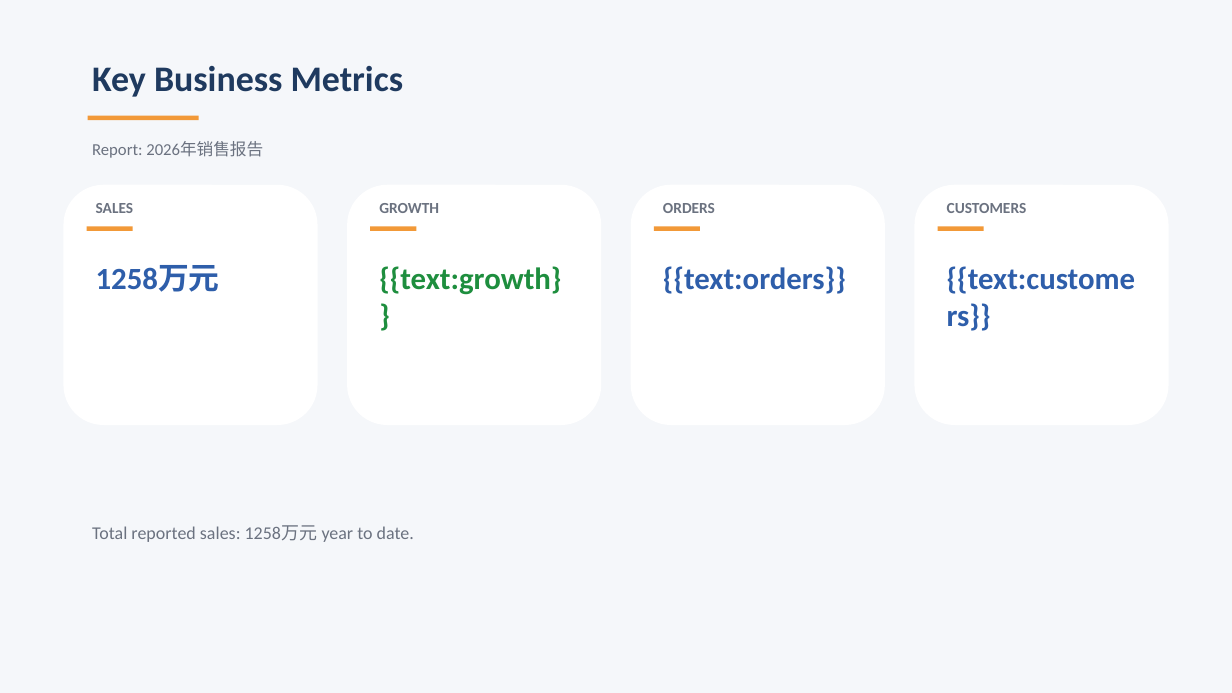
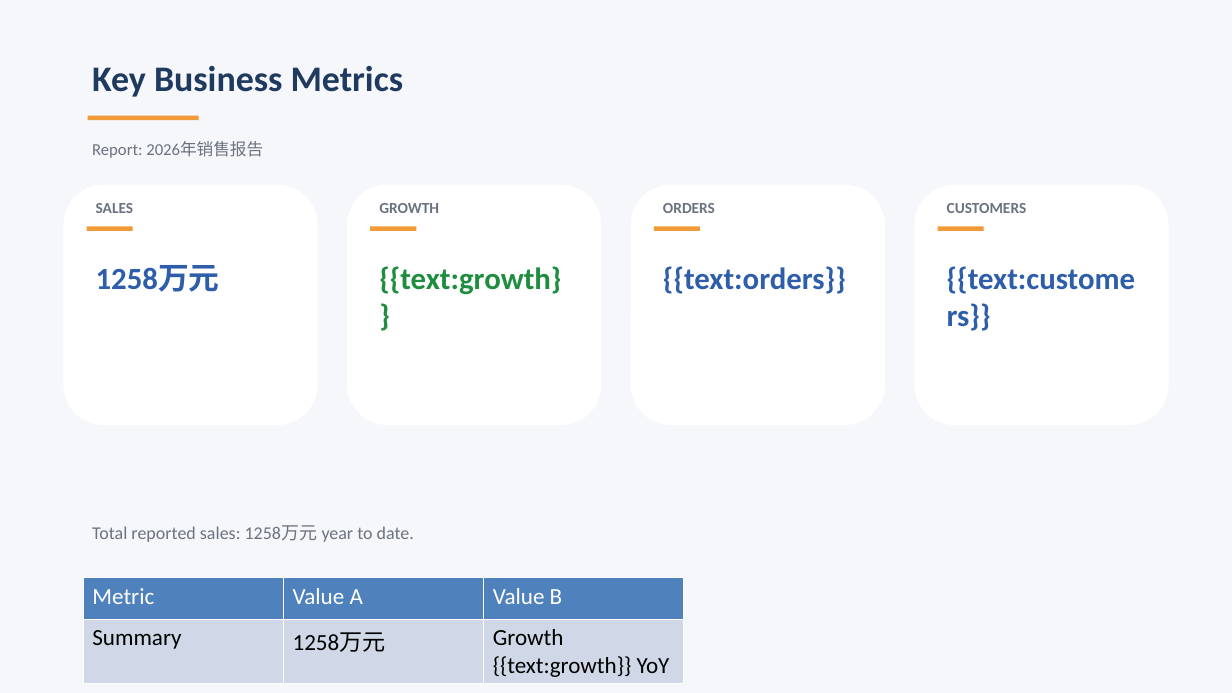
Before and after one commit to mengluoxinhen/fixed_PPTX_template, a slide deck: slide 2 of output/workspace_mode.pptx. Drawn at 1232x693 pixels with LibreOffice and Linux fonts; fonts in the diff are those of the drawing. Boxes give left, top, right and bottom in pixels: in the first picture for what was removed or moved away, otherwise in the second. Text is boxed around its words. In the diff, an @@ line names an element or a change of style, - is before the commit and + after.

```diff
--- a/output/workspace_mode.pptx
+++ b/output/workspace_mode.pptx
@@ table added at [83,578,685,681], 2 rows, 3 columns @@
+Metric | Value A | Value B
+Summary | 1258万元 | Growth {{text:growth}} YoY
```
Also in this commit, not shown: 1 other slide changed, 9 other files.
